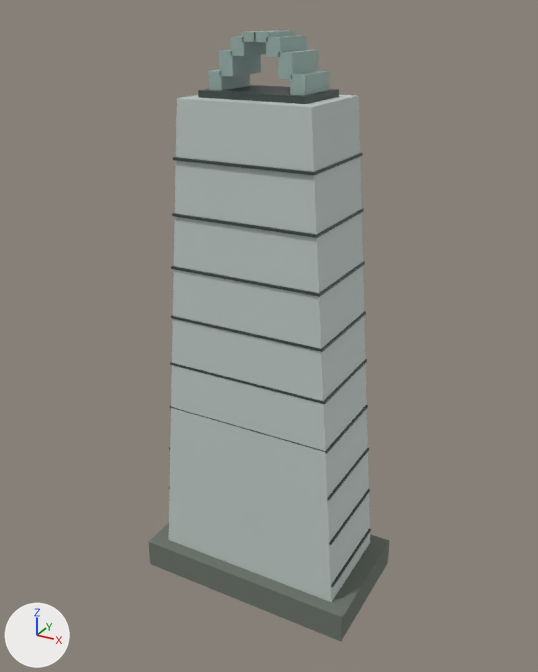
The Blender file landmarks/assets/tencent-hq.blend: old version first, new version second.
Before and after are seen from a camera (50 mm lens) standing at (124.0, -225.0, 220.0) and looking at (0.0, 0.0, 107.0). Arrows for +X, +Y and +Z are at lower left; the lights stay in place. The picture after the commit comes second.

Names of what the first picture shows: 'envelope', 'horizontal_fins', 'podium', 'roof_garden', 'roof_garden_beam'.
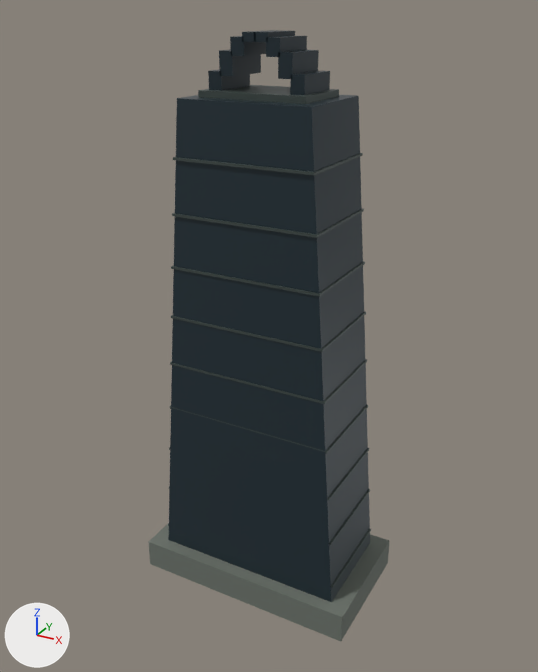
The change, as a diff of the scene's bpy script:
```diff
--- a/landmarks/assets/tencent-hq.blend.py
+++ b/landmarks/assets/tencent-hq.blend.py
@@ mat_glass @@
 mat_glass = principled_material('glass')
-mat_glass.base_color = (0.558, 0.631, 0.604)  # light grey #c5d0cc
+mat_glass.base_color = (0.0176, 0.0343, 0.0452)  # dark blue #24343c
 mat_glass.metallic = 0.04
@@ mat_glass_alt @@
 mat_glass_alt = principled_material('glass_alt')
-mat_glass_alt.base_color = (0.342, 0.468, 0.434)  # grey #9eb6b0
+mat_glass_alt.base_color = (0.0116, 0.0252, 0.0343)  # dark blue #1c2c34
 mat_glass_alt.metallic = 0.06
```

Location of each change, [x1, y1, x2, y2] in pixels of the pictures (538 x 672 px):
'envelope', recoloured (light grey to dark blue)
    both: [169, 95, 370, 602]
'roof_garden', recoloured (darker)
    both: [208, 30, 330, 95]
